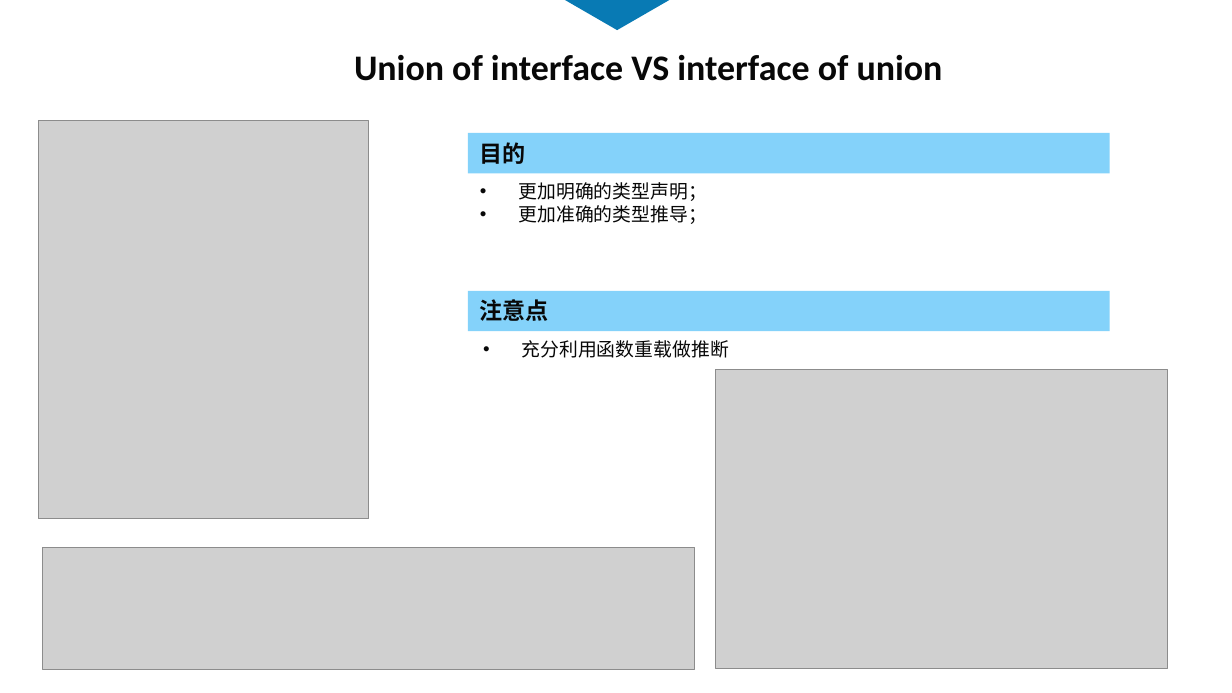
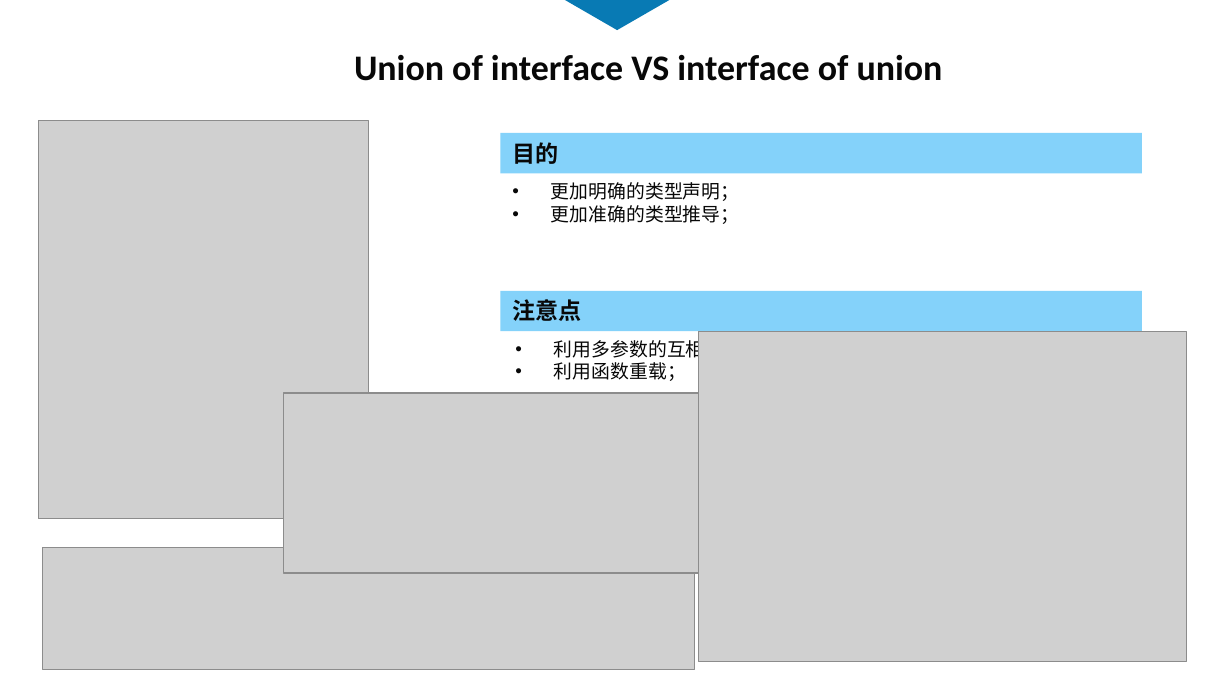
Before and after one commit to touchpillow/ts-demo, a slide deck: slide 15 of ts-分享.pptx. Drawn at 1232x693 pixels with LibreOffice and Linux fonts; fonts in the diff are those of the drawing; grey boxes stand for pictures. Boxes give left, top, right and bottom in pixels: in the first picture for what was removed or moved away, otherwise in the second. Text is boxed around its words. In the diff, an @@ line names an element or a change of style, - is before the commit and + after.

```diff
--- a/ts-分享.pptx
+++ b/ts-分享.pptx
@@ 2 rectangles, 1 text: place and size @@
-2 rectangles, 1 text at [468, 133, 1110, 331]
+2 rectangles, 1 text at [500, 133, 1142, 331]
@@ text at [554, 336, 743, 381]: text changed @@
-• 充分利用函数重载做推断
+• 利用多参数的互相约束
+• 利用函数重载；
@@ picture: place and size @@
-picture at [716, 370, 1168, 669]
+picture at [699, 331, 1186, 662]
@@ picture added at [283, 393, 716, 573] @@
```
Also in this commit, not shown: 7 other slides changed, 1 slide added, 7 other files.
